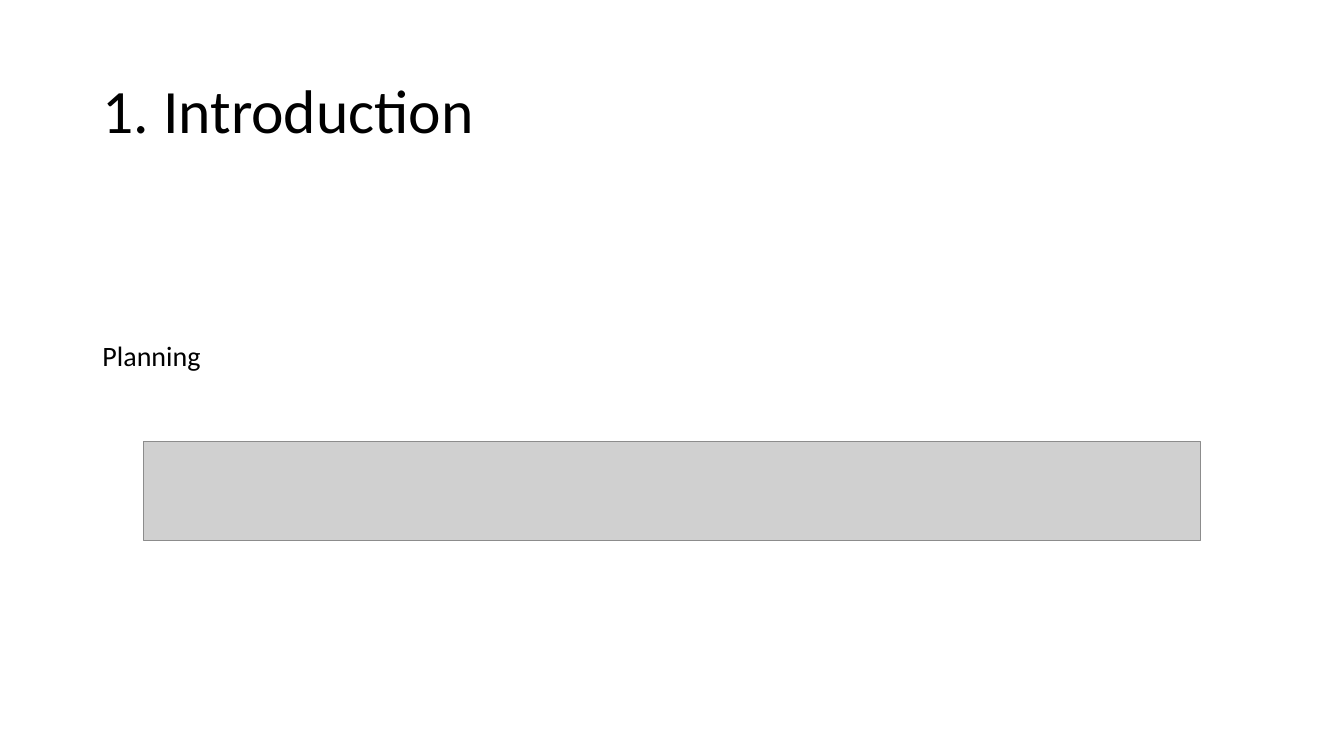
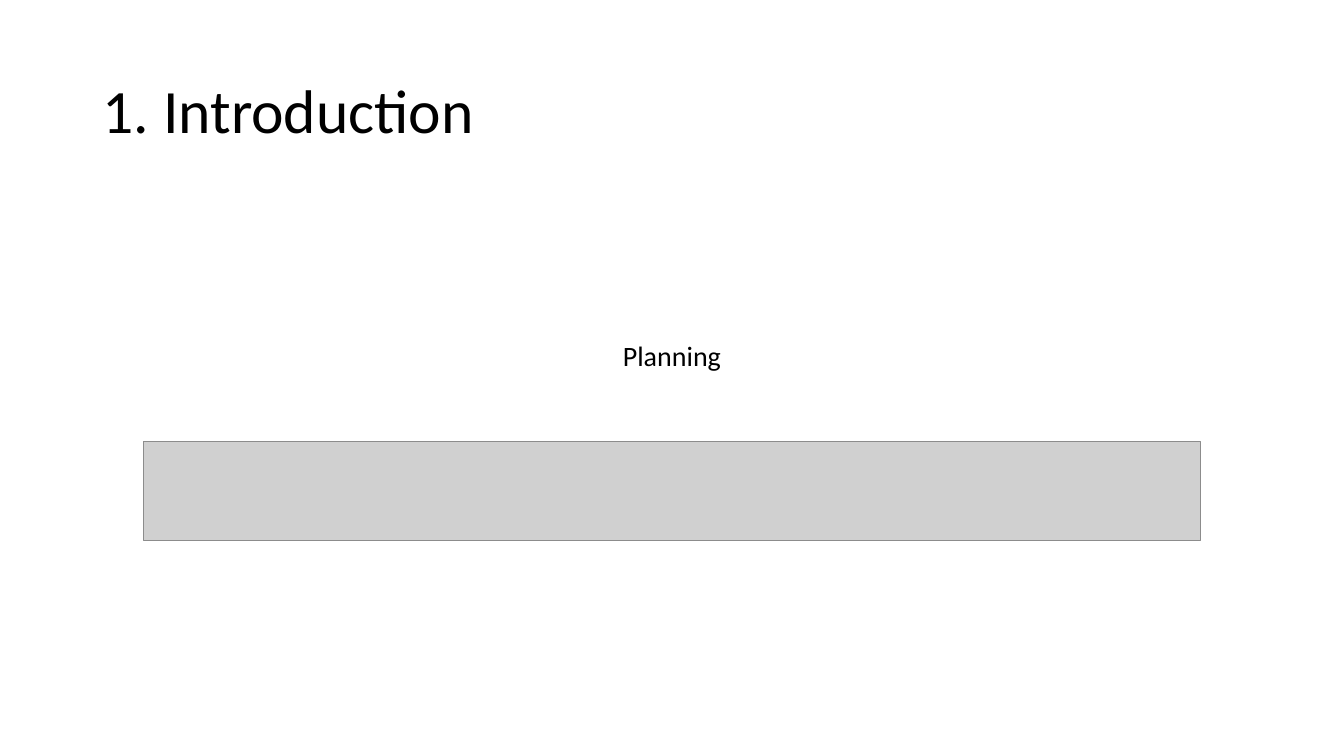
Before and after one commit to BanlyTong/java-project, a slide deck: slide 3 of Slide/Healthcare Service.pptx. Drawn at 1344x756 pixels with LibreOffice and Linux fonts; fonts in the diff are those of the drawing; grey boxes stand for pictures. Boxes give left, top, right and bottom in pixels: in the first picture for what was removed or moved away, otherwise in the second. Text is boxed around its words. In the diff, an @@ line names an element or a change of style, - is before the commit and + after.

```diff
--- a/Slide/Healthcare Service.pptx
+++ b/Slide/Healthcare Service.pptx
@@ text "Planning" at box(623, 346, 721, 371): alignment left to centre @@
```
Also in this commit, not shown: 9 other slides changed.
